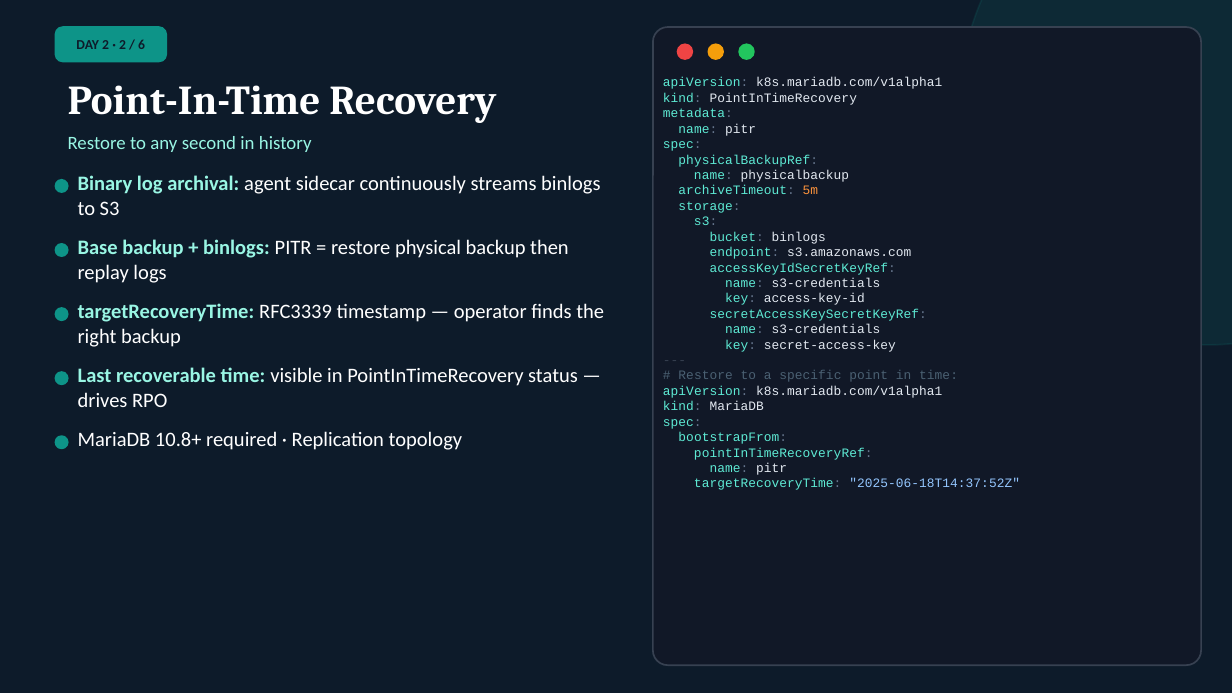
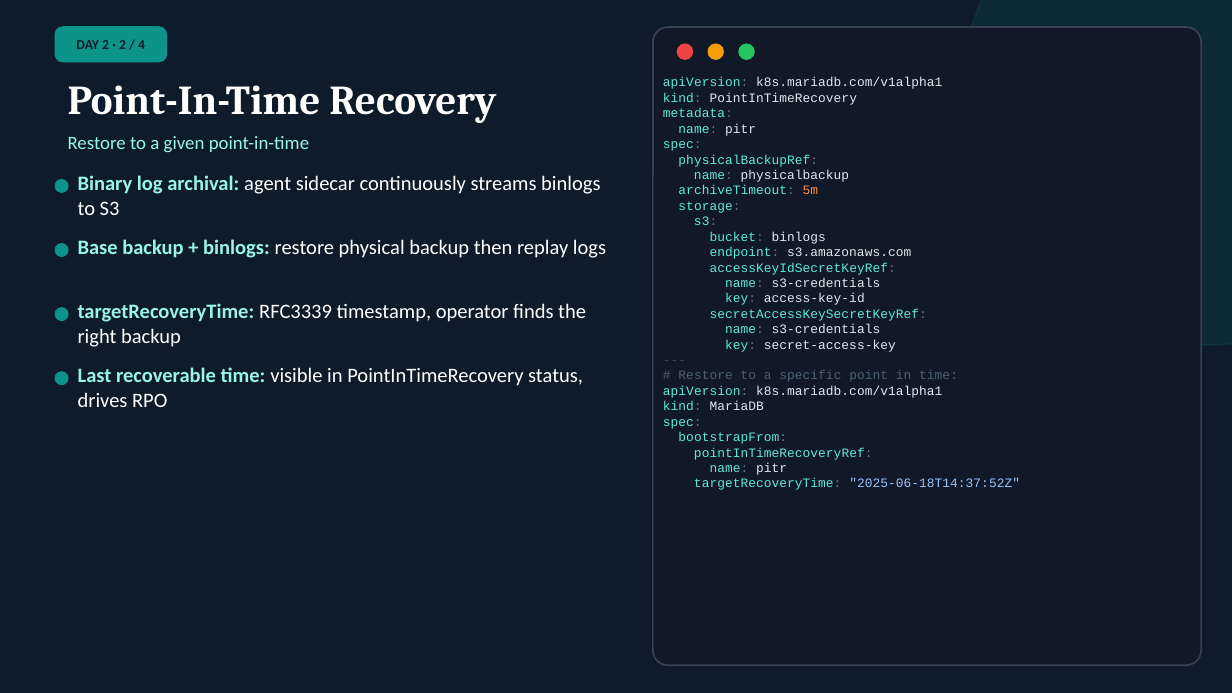
Before and after one commit to mariadb-operator/mariadb-operator, a slide deck: slide 14 of demos/multi-cluster/slides/mariadb-operator.odp. Drawn at 1232x693 pixels with LibreOffice and Linux fonts; fonts in the diff are those of the drawing. Boxes give left, top, right and bottom in pixels: in the first picture for what was removed or moved away, otherwise in the second. Text is boxed around its words. In the diff, an @@ line names an element or a change of style, - is before the commit and + after.

```diff
--- a/demos/multi-cluster/slides/mariadb-operator.odp
+++ b/demos/multi-cluster/slides/mariadb-operator.odp
@@ text at bbox=[76, 40, 145, 49]: text changed @@
-DAY 2 · 2 / 6
+DAY 2 · 2 / 4
@@ text at bbox=[68, 136, 309, 153]: text changed @@
-Restore to any second in history
+Restore to a given point-in-time
@@ text at bbox=[78, 239, 606, 258]: text changed @@
-Base backup + binlogs: PITR = restore physical backup then replay logs
+Base backup + binlogs: restore physical backup then replay logs
@@ text at bbox=[78, 303, 586, 347]: text changed @@
-targetRecoveryTime: RFC3339 timestamp — operator finds the right backup
+targetRecoveryTime: RFC3339 timestamp, operator finds the right backup
@@ text at bbox=[78, 367, 583, 407]: text changed @@
-Last recoverable time: visible in PointInTimeRecovery status — drives RPO
+Last recoverable time: visible in PointInTimeRecovery status, drives RPO
@@ ellipse removed at bbox=[55, 436, 68, 448] @@
@@ text removed at bbox=[78, 431, 463, 450] @@
-MariaDB 10.8+ required · Replication topology
```
Also in this commit, not shown: 18 other slides changed, 3 other files.
